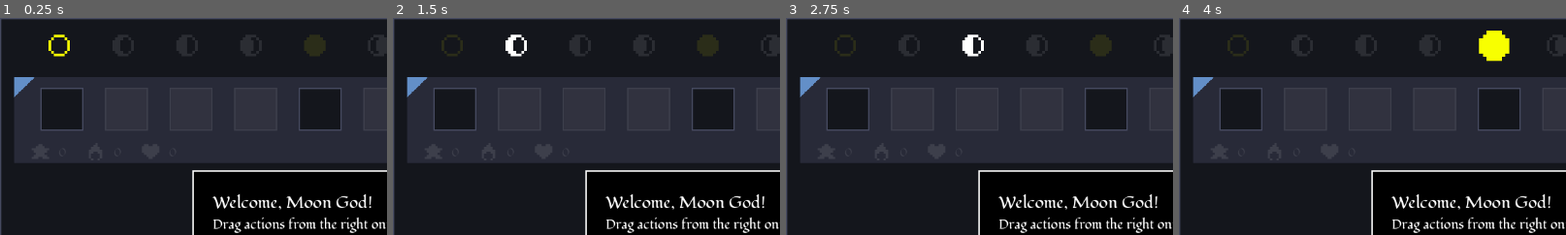
Above: before the commit, frames 1-4 (left to right).
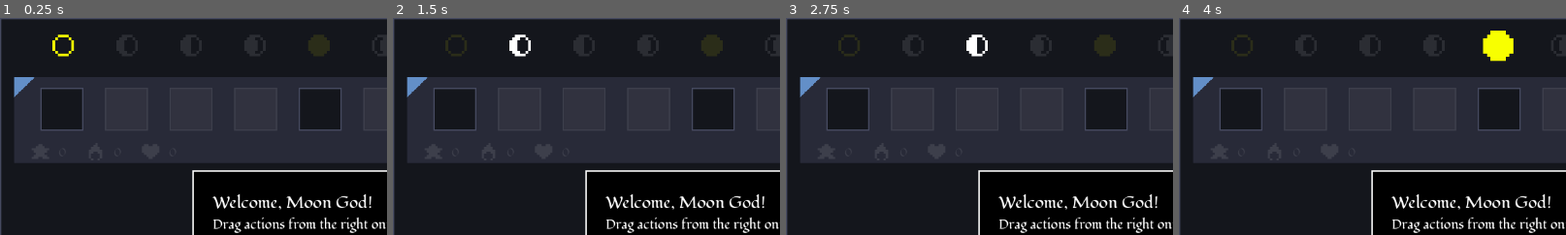
Above: after the commit, the same moments.

Repository: BoscoPubVoi/IdleSpel
Game: Godot game, scene res://main.tscn
Same seed, same stepped clock (60 frames per second), same inputs: the game is played once before the commit and once after it.
Inputs (mouse positions are % of the whole screen's width and height, from its top left):
- Up to frame 1 (0.25 s): no input
- Up to frame 2 (1.5 s): click (87, 4) at 0.52 s; type "12" at 0.6 s; drag from (8, 21) to (60, 28) at 1.27 s
- Up to frame 3 (2.75 s): drag from (30, 55) to (45, 70) at 2.02 s
- Up to frame 4 (4 s): tap Enter at 2.75 s; move the mouse to (60, 28) at 2.77 s; click (60, 28) at 2.92 s; tap Space at 3.5 s; drag from (45, 70) to (20, 35) at 3.52 s
The pictures show only the part of the screen within x 0-50%, y 0-50%; the shares and areas given below are measured in that part.

The runs differ from the first frame. In frame 1, 0.3% of the frame differs, in the area x 12-20%, y 7-18%; in frame 2, 0.4%, in the area x 29-36%, y 7-18%; in frame 3, 0.4%; in frame 4, 0.4%.

Commit message:
Added sound effects

Diff:
--- a/ActionsPanel.gd
+++ b/ActionsPanel.gd
@@ -4,6 +4,7 @@
 	return true
 
 func _drop_data(at_position, data):
+	AudioManager.play("put_down_icon")
 	data["original_original"].make_used(false)
 	if !(data["origin_node"] is ActionIcon):
 		data["origin_node"].empty_slot()
--- /dev/null
+++ b/GameState/AudioManager.gd
@@ -0,0 +1,51 @@
+extends Node
+
+var audio_files = \
+{
+	"building_done": ["res://assets/music/sfx/building_done.ogg", 1],
+	"building" : ["res://assets/music/sfx/building.ogg", 1],
+	"button" : ["res://assets/music/sfx/button.ogg", 1],
+	"monument_building" : ["res://assets/music/sfx/monument_building.ogg", 1],
+	"monument_done" : ["res://assets/music/sfx/monument_done.ogg", 1],
+	"pick_up_icon" : ["res://assets/music/sfx/pick_up_icon.ogg", 1],
+	"put_down_icon" : ["res://assets/music/sfx/put_down_icon.ogg", 1]
+}
+
+var audio_streams = {}
+var audio_buses = {}
+var audio_stream_players = {}
+
+
+var music_streams = []
+
+var current_music = null
+var current_music_name = ""
+
+# Called when the node enters the scene tree for the first time.
+func _ready():
+	process_mode = Node.PROCESS_MODE_ALWAYS
+	load_audio() # probs change
+
+
+func load_audio():
+	for key in audio_files:
+		var stream = load(audio_files[key][0])
+		audio_streams[key] = stream
+		audio_buses[key] = audio_files[key][1]
+
+
+func play(sound_name, volume = -5, pitch = 0.5, fade = 0):
+	if !audio_streams.has(sound_name):
+		print("Cannot find sound %s" % sound_name)
+		return null
+
+	var stream_player = AudioStreamPlayer.new()
+	stream_player.set_stream(audio_streams[sound_name])
+	stream_player.set_bus("SFX")
+	stream_player.set_pitch_scale(pitch)
+	stream_player.set_volume_db(volume)
+	add_sound(stream_player)
+	stream_player.play()
+
+func add_sound(sound):
+	add_child(sound)
--- a/GameState/CycleStepRunner.gd
+++ b/GameState/CycleStepRunner.gd
@@ -4,7 +4,6 @@
 static func runOneStep(sceneTree):
 	Game.placeInCycle += 1
 	Game.placeInCycle = Game.placeInCycle % Game.maxSupportedActions
-
 	if Game.placeInCycle == 0:
 		# No love anymore, sorry
 		Game.resources["love"] = 0
--- a/GameState/Operations/BuildBuildingOrIncreaseCap.gd
+++ b/GameState/Operations/BuildBuildingOrIncreaseCap.gd
@@ -34,6 +34,7 @@
 			executionState.unlockBuilding(buildingAndCapName)
 
 			executionState.unlockActionsGroup(buildingAndCapName)
+			AudioManager.play("monument_done", 0, 1.0)
 	else:
 		# Help increase the cap
 		executionState.gameState.resourceCaps[buildingAndCapName] += increaseCapAmount * maxAfford
--- a/GameState/Operations/BuildMonument.gd
+++ b/GameState/Operations/BuildMonument.gd
@@ -35,6 +35,7 @@
 			executionState.setMonumentTier(nextBuildingState)
 			executionState.unlockActionsGroup("monument")
 			executionState.unlockActionsGroup("monument" + str(nextBuildingState))
+			AudioManager.play("monument_building", 0, 1.0)
 
 			# For certain buildings, do an unlock of actions somehow
 			if nextBuildingState == 1:
--- a/UIElements/ActionIcon.gd
+++ b/UIElements/ActionIcon.gd
@@ -120,6 +120,7 @@
 
 func _get_drag_data(at_position):
 	if !used && unlocked:
+		AudioManager.play("pick_up_icon")
 		return get_drag_data_unconstrained();
 
 func get_drag_data_unconstrained():
--- a/UIElements/ActionIndent.gd
+++ b/UIElements/ActionIndent.gd
@@ -13,6 +13,7 @@
 
 func _get_drag_data(at_position):
 	if current_data != null:
+		AudioManager.play("pick_up_icon")
 		var data = current_data
 		data["origin_node"] = self
 		var drag_texture = TextureRect.new()
@@ -66,6 +67,7 @@
 			put_in_slot(data)
 
 func put_in_slot(data, tempTexture = null):
+	AudioManager.play("put_down_icon")
 	var slot = _get_index()
 	current_data = data
 	var par = get_parent()
--- a/default_bus_layout.tres
+++ b/default_bus_layout.tres
@@ -1,3 +1,15 @@
 [gd_resource type="AudioBusLayout" format=3 uid="uid://dhydqvcjyornu"]
 
 [resource]
+bus/1/name = &"SFX"
+bus/1/solo = false
+bus/1/mute = false
+bus/1/bypass_fx = false
+bus/1/volume_db = 0.0
+bus/1/send = &"Master"
+bus/2/name = &"MUSIC"
+bus/2/solo = false
+bus/2/mute = false
+bus/2/bypass_fx = false
+bus/2/volume_db = 0.0
+bus/2/send = &"Master"
--- a/main.tscn
+++ b/main.tscn
@@ -1407,8 +1407,10 @@
 anchors_preset = -1
 anchor_left = 0.5
 anchor_right = 0.5
+offset_left = -349.0
 offset_top = 25.0
-offset_right = -13.0
+offset_right = 348.0
+offset_bottom = 57.0
 grow_horizontal = 2
 theme_override_constants/separation = 63
 alignment = 1
@@ -2723,6 +2725,7 @@
 [node name="AudioStreamPlayer" type="AudioStreamPlayer" parent="."]
 stream = ExtResource("33_ca1pa")
 volume_db = -12.418
+bus = &"MUSIC"
 
 [node name="PopupWindow" type="PanelContainer" parent="." groups=["PopupWindow"]]
 layout_mode = 1
--- a/project.godot
+++ b/project.godot
@@ -19,6 +19,11 @@
 [autoload]
 
 Game="*res://GameState/GameState.gd"
+AudioManager="*res://GameState/AudioManager.gd"
+
+[dotnet]
+
+project/assembly_name="Idle Spel"
 
 [gui]
 
Not shown: 1 places in main.tscn that only renumber resources
Not shown, changed: assets/music/sfx/pick_up_icon.ogg
Not shown, changed: assets/music/sfx/put_down_icon.ogg
